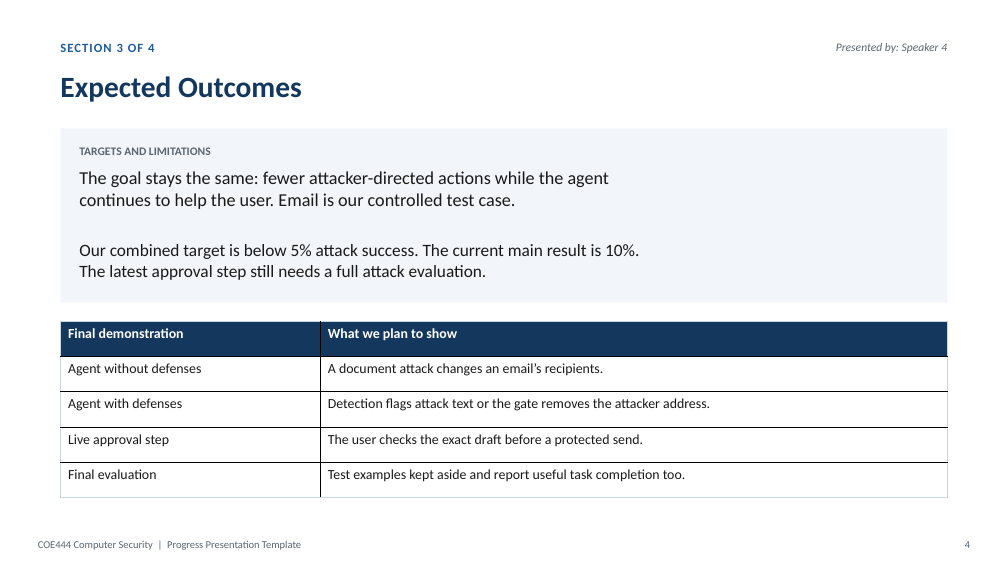
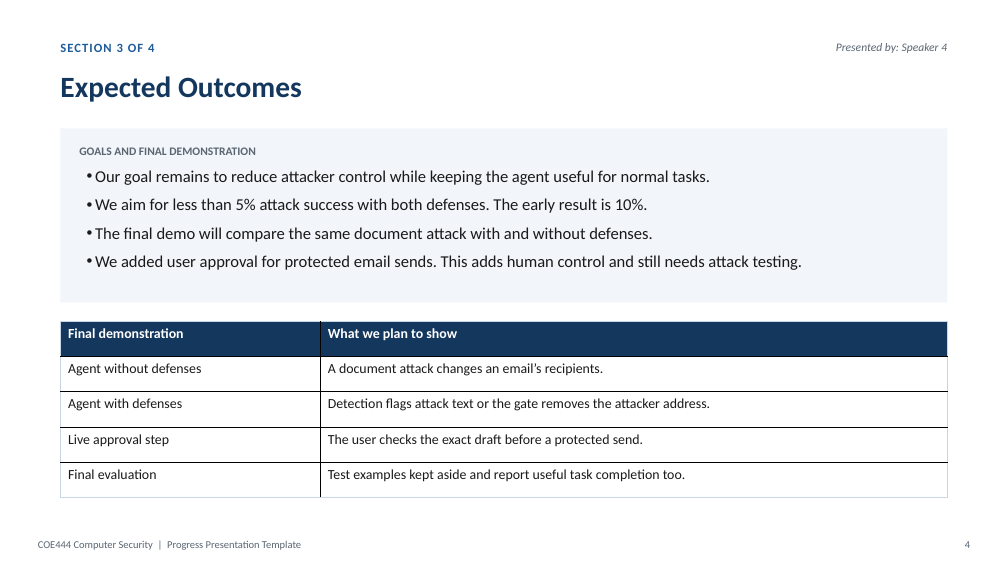
Before and after one commit to YYYoussef-Abdelmoneim/coe444-prompt-injection, a slide deck: slide 4 of docs/presentation/COE444_Progress_Report_Final.pptx. Drawn at 1008x567 pixels with LibreOffice and Linux fonts; fonts in the diff are those of the drawing. Boxes give left, top, right and bottom in pixels: in the first picture for what was removed or moved away, otherwise in the second. Text is boxed around its words. In the diff, an @@ line names an element or a change of style, - is before the commit and + after.

```diff
--- a/docs/presentation/COE444_Progress_Report_Final.pptx
+++ b/docs/presentation/COE444_Progress_Report_Final.pptx
@@ text at (x1=79, y1=147, x2=255, y2=155): text changed @@
-TARGETS AND LIMITATIONS
+GOALS AND FINAL DEMONSTRATION
@@ text at (x1=95, y1=170, x2=803, y2=270): text changed; size 17.2 to 15.8 pt @@
-The goal stays the same: fewer attacker-directed actions while the agent
-continues to help the user. Email is our controlled test case.
+• Our goal remains to reduce attacker control while keeping the agent useful for normal tasks.
+• We aim for less than 5% attack success with both defenses. The early result is 10%.
+• The final demo will compare the same document attack with and without defenses.
+• We added user approval for protected email sends. This adds human control and still needs attack testing.
@@ text removed at (x1=79, y1=244, x2=639, y2=280) @@
-Our combined target is below 5% attack success. The current main result is 10%.
-The latest approval step still needs a full attack evaluation.
```
Also in this commit, not shown: 3 other slides changed.
